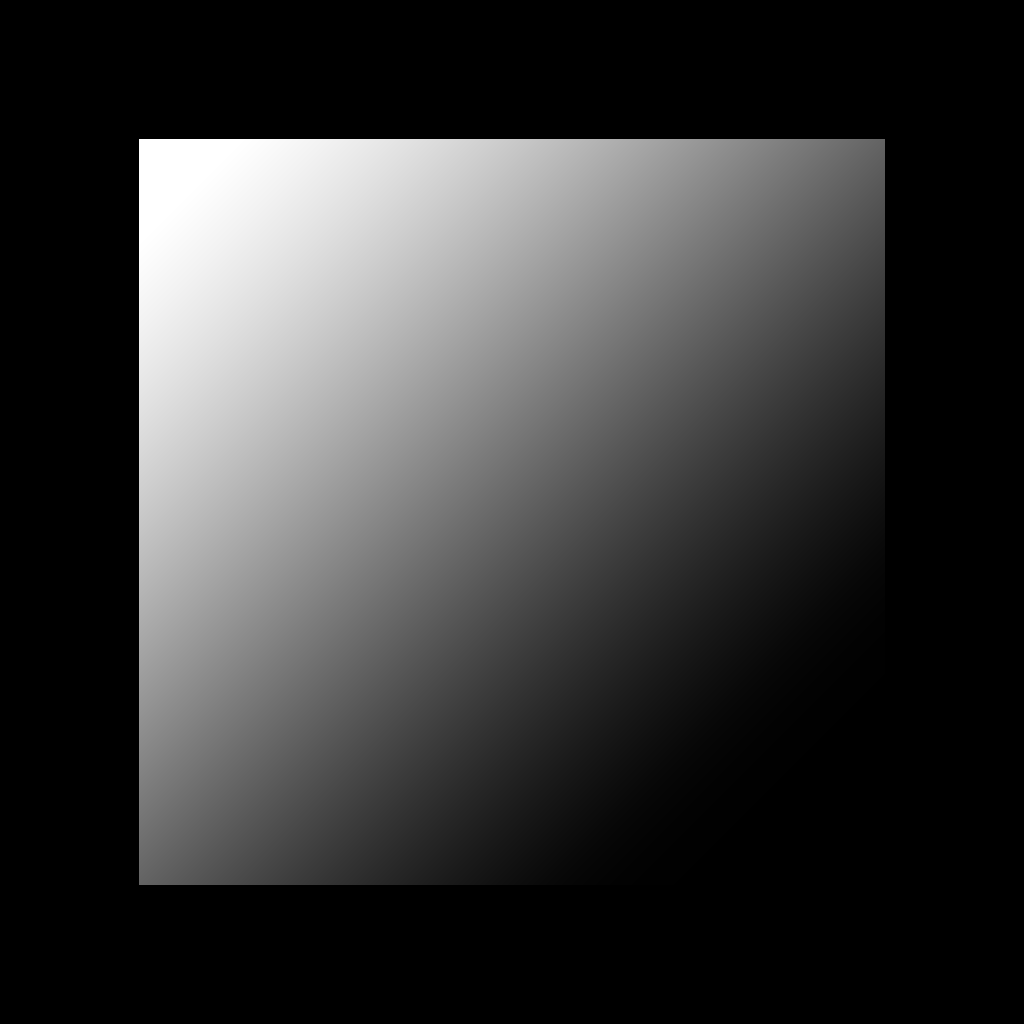
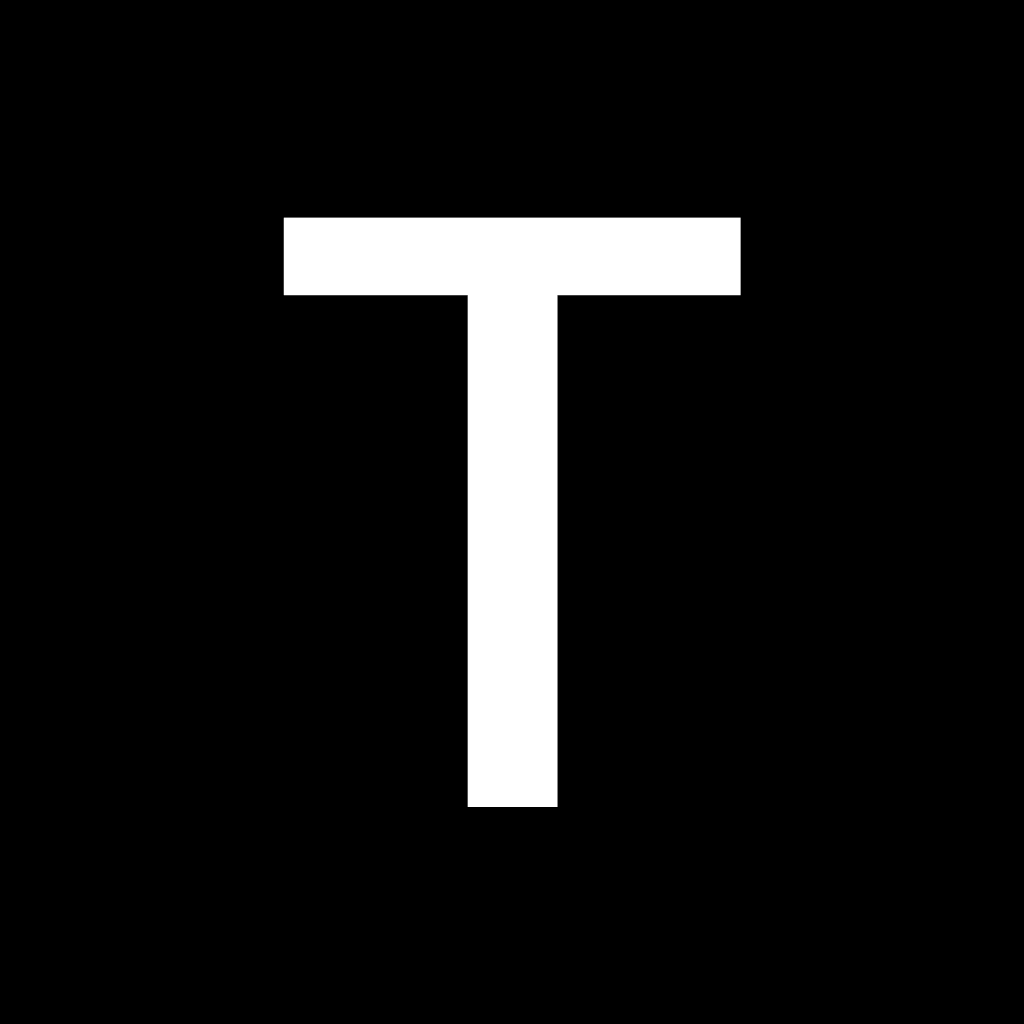
Comparing the layer stacks of the two 1024×1024 images. Changes:
added layer "T" above "레이어 1" over [283, 217, 741, 807]
removed layer "사각형 2" over [139, 139, 885, 885]
